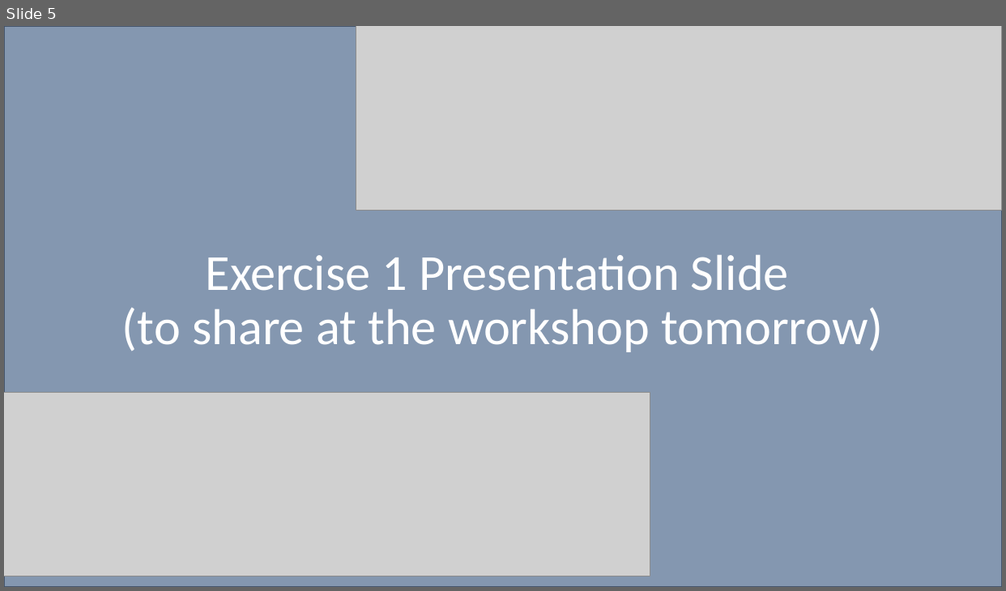
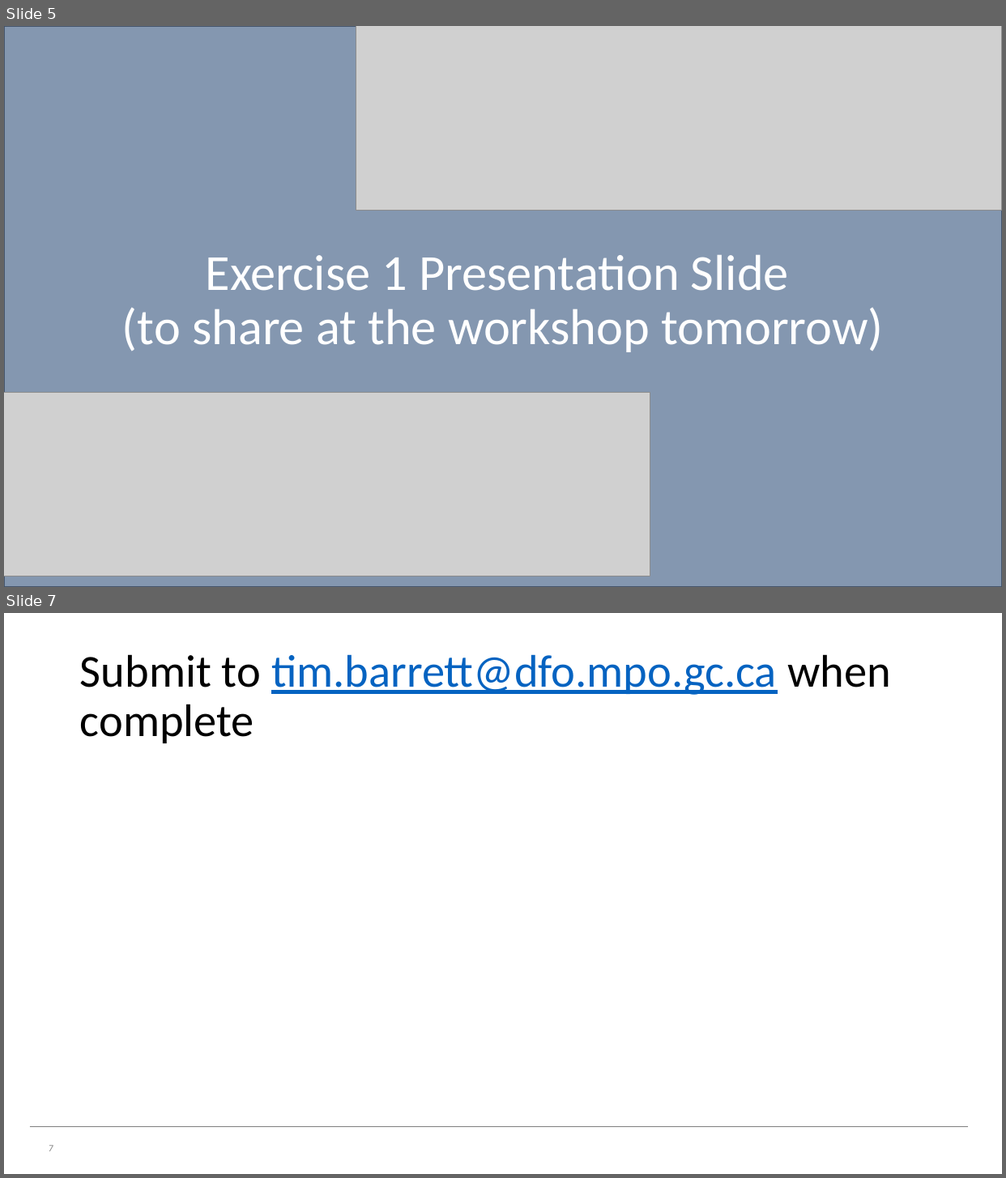
Before and after one commit to z5a1n/draftLRP, a slide deck: Exercise 1/BO Group Ex1.pptx. Shown one above the other, each under a label of ours: slide 5 before the commit, slides 5 and 7 after it; the slides between them are not shown. The pictures are 1006x591 and 1006x1178 pixels, drawn with LibreOffice and Linux fonts; fonts in the diff are those of the drawing; grey boxes stand for pictures; background and template pictures are left out. Boxes give left, top, right and bottom in pixels: in the first picture for what was removed or moved away, otherwise in the second. Text is boxed around its words. In the diff, an @@ line names an element or a change of style, - is before the commit and + after.

```diff
--- a/Exercise 1/BO Group Ex1.pptx
+++ b/Exercise 1/BO Group Ex1.pptx
@@ slide 7 added at [4, 613, 1002, 1174], background #FFFFFF @@
@@ title added at [80, 654, 892, 743], 44 pt, text #0563C1, underline @@
+Submit to tim.barrett@dfo.mpo.gc.ca when complete
@@ line added from (29, 1127) to (968, 1127), #7F7F7F 0.25 pt @@
@@ page number added at [49, 1145, 53, 1152], 9 pt, text #7F7F7F @@
+7
```
Also in this commit, not shown: 1 slide changed, 16 other files.
